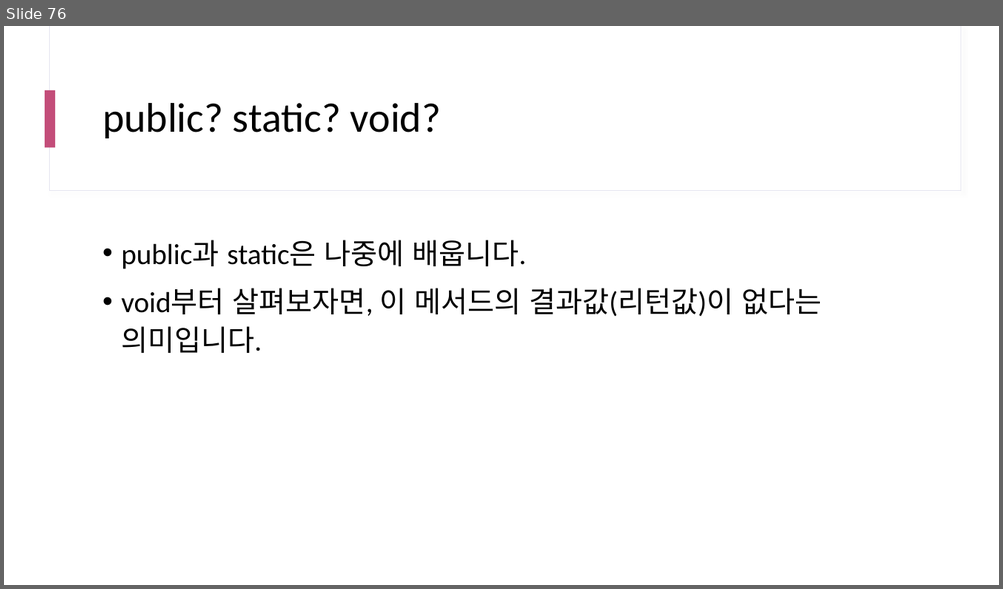
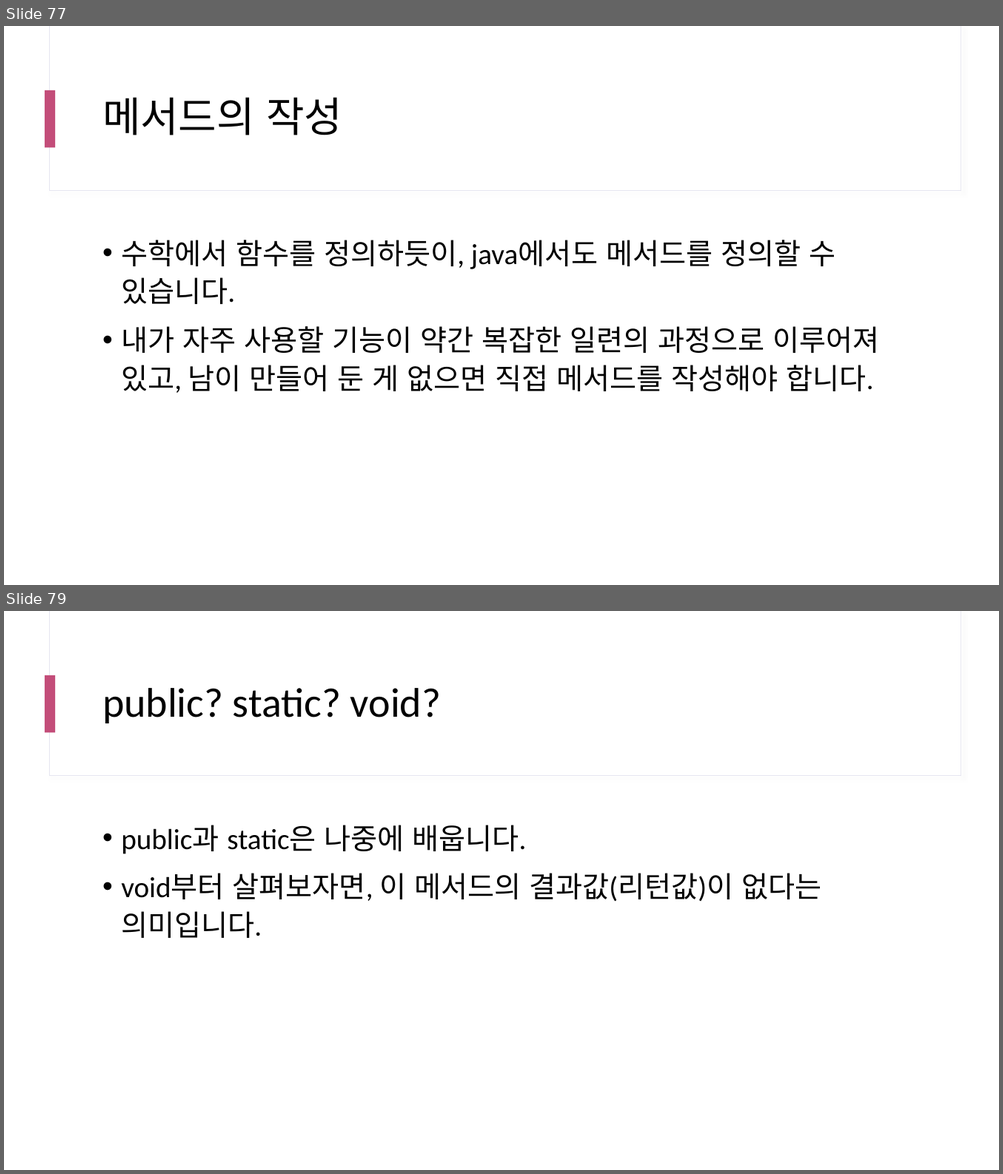
Before and after one commit to yhs0602/SPLIT_lecture_examples, a slide deck: docs/SPLIT 17차 Java.pptx. Shown one above the other, each under a label of ours: slide 76 before the commit, slides 77 and 79 after it; the slides between them are not shown. The pictures are 1003x589 and 1003x1174 pixels, drawn with LibreOffice and Linux fonts; fonts in the diff are those of the drawing. Boxes give left, top, right and bottom in pixels: in the first picture for what was removed or moved away, otherwise in the second. Text is boxed around its words. In the diff, an @@ line names an element or a change of style, - is before the commit and + after.

```diff
--- a/docs/SPLIT 17차 Java.pptx
+++ b/docs/SPLIT 17차 Java.pptx
@@ slide 77 added at [4,26,999,585], background #FFFFFF; not listed: 3 template elements that a slide beside it also shows @@
@@ title added at [102,97,343,136], 40 pt, text #000000 @@
+메서드의 작성
@@ text added at [121,240,879,393], 28 pt, text #000000 @@
+• 수학에서 함수를 정의하듯이, java에서도 메서드를 정의할 수 있습니다.
+• 내가 자주 사용할 기능이 약간 복잡한 일련의 과정으로 이루어져 있고, 남이 만들어 둔 게 없으면 직접 메서드를 작성해야 합니다.
@@ what was slide 76 is now slide 79 @@
```
Also in this commit, not shown: 8 slides changed, 11 other slides added, 7 other files.
